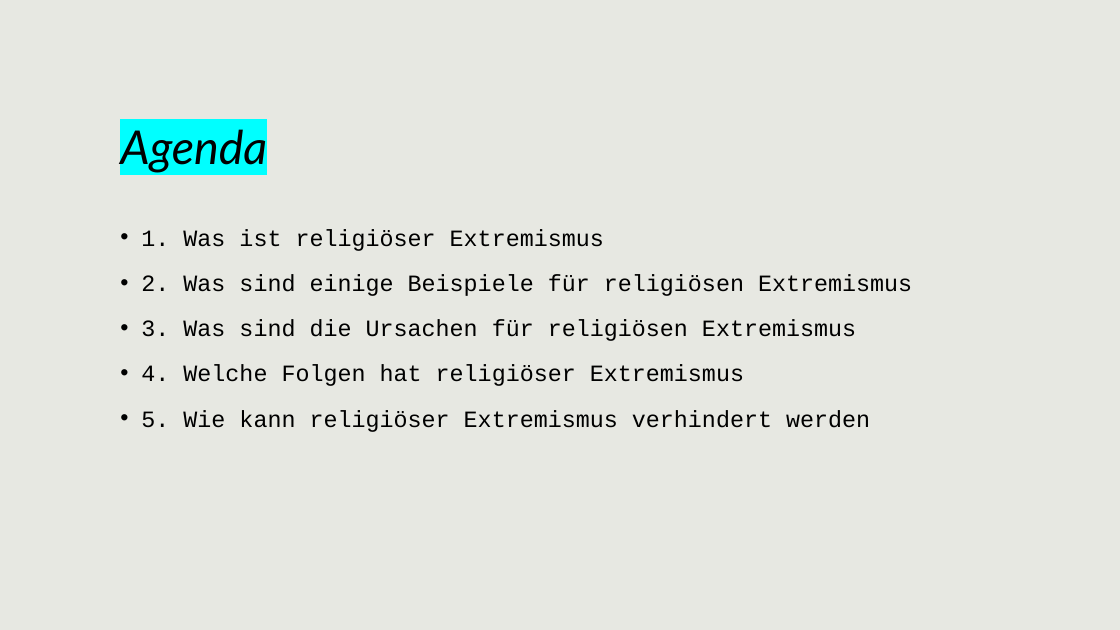
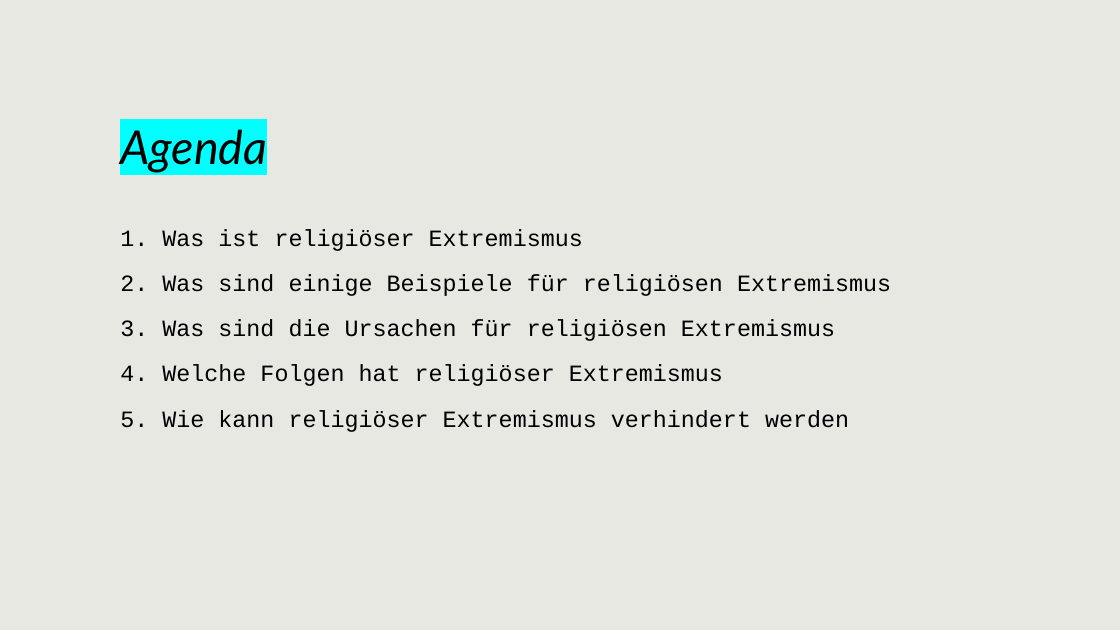
Before and after one commit to APHs-Archive/Lernmaterial, a slide deck: slide 2 of 2. Lehrjahr/PuG/Religiöser Extremismus/Präsentation.pptx. Drawn at 1120x630 pixels with LibreOffice and Linux fonts; fonts in the diff are those of the drawing. Boxes give left, top, right and bottom in pixels: in the first picture for what was removed or moved away, otherwise in the second. Text is boxed around its words. In the diff, an @@ line names an element or a change of style, - is before the commit and + after.

```diff
--- a/2. Lehrjahr/PuG/Religiöser Extremismus/Präsentation.pptx
+++ b/2. Lehrjahr/PuG/Religiöser Extremismus/Präsentation.pptx
@@ text at <box>162,229,891,432</box>: text changed @@
-• 1. Was ist religiöser Extremismus
-• 2. Was sind einige Beispiele für religiösen Extremismus
-• 3. Was sind die Ursachen für religiösen Extremismus
-• 4. Welche Folgen hat religiöser Extremismus
-• 5. Wie kann religiöser Extremismus verhindert werden
+1. Was ist religiöser Extremismus
+2. Was sind einige Beispiele für religiösen Extremismus
+3. Was sind die Ursachen für religiösen Extremismus
+4. Welche Folgen hat religiöser Extremismus
+5. Wie kann religiöser Extremismus verhindert werden
```
Also in this commit, not shown: 1 other slide changed, 2 slides added, 1 other file.
